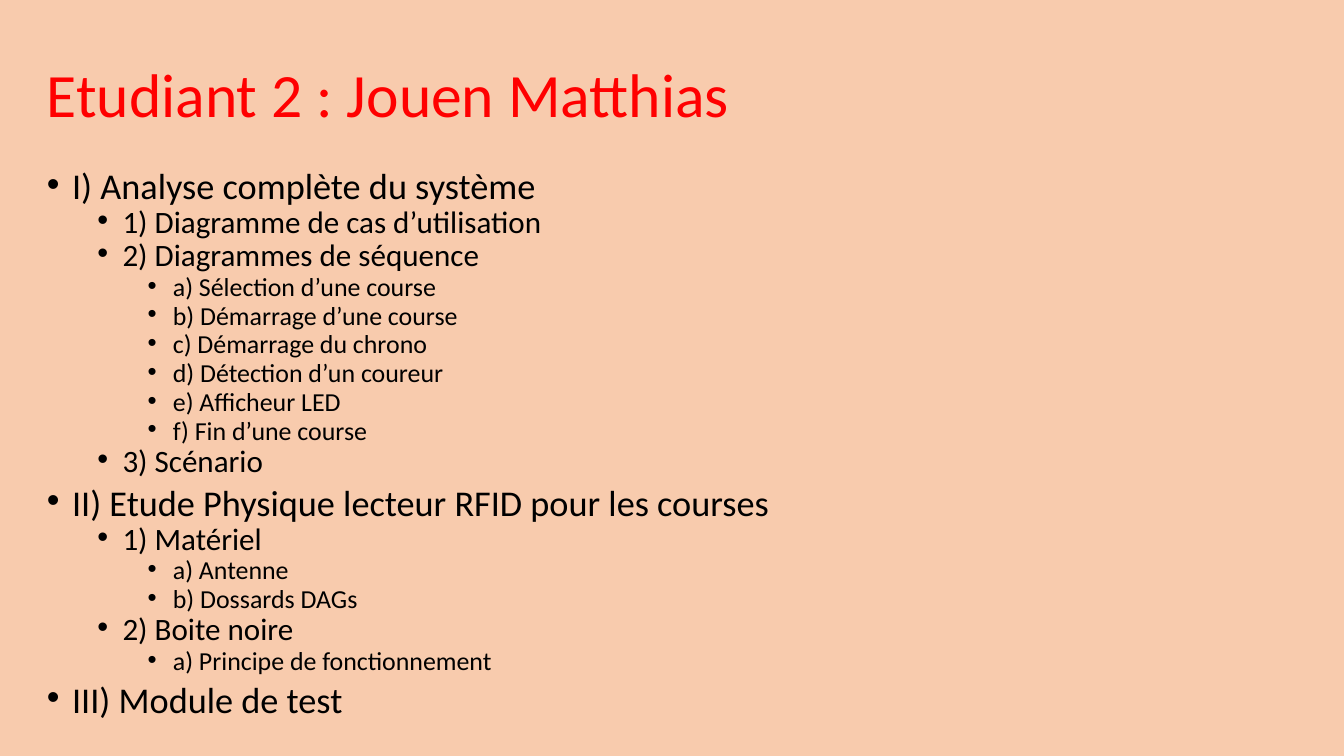
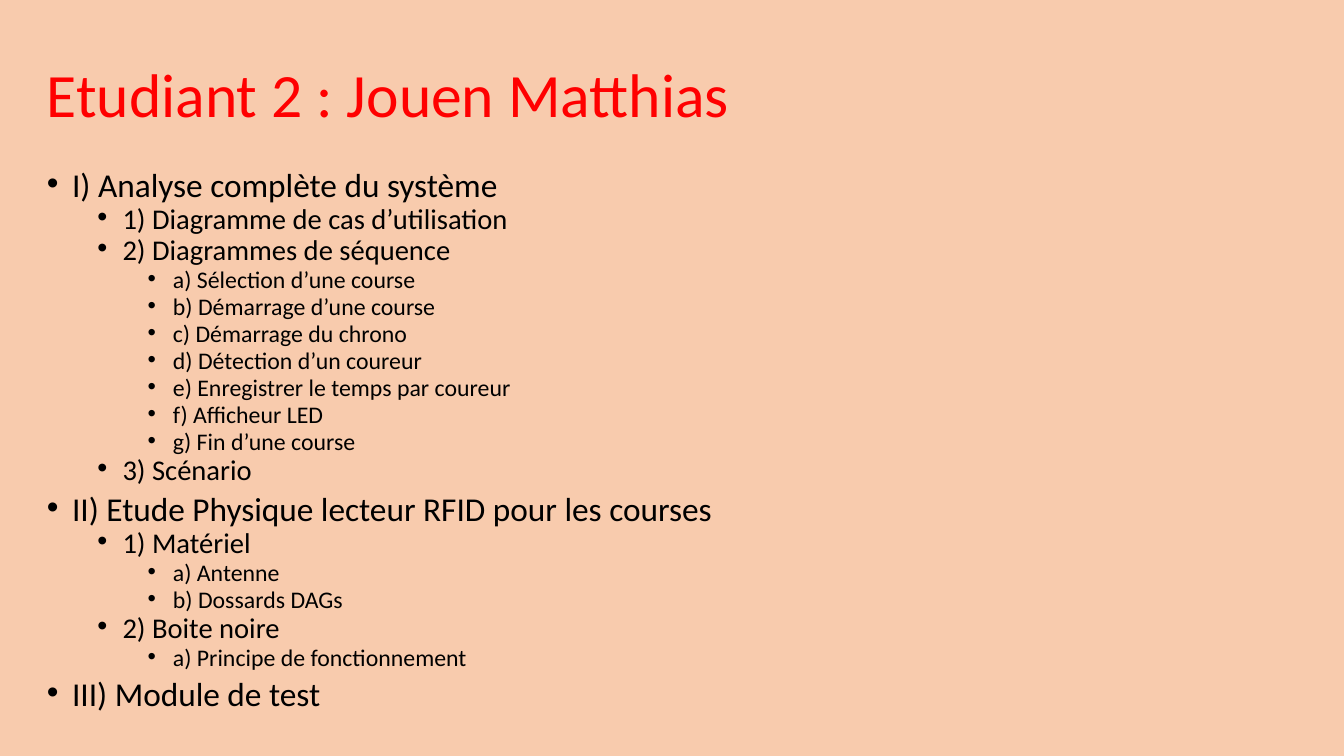
Before and after one commit to Maja2308/Projet_Cross, a slide deck: slide 19 of Diagrammes Communs/Presentation_Revue0.pptx. Drawn at 1344x756 pixels with LibreOffice and Linux fonts; fonts in the diff are those of the drawing. Boxes give left, top, right and bottom in pixels: in the first picture for what was removed or moved away, otherwise in the second. Text is boxed around its words. In the diff, an @@ line names an element or a change of style, - is before the commit and + after.

```diff
--- a/Diagrammes Communs/Presentation_Revue0.pptx
+++ b/Diagrammes Communs/Presentation_Revue0.pptx
@@ text at bbox=[72, 172, 711, 711]: size 25.9 to 23.8 pt in "I) Analyse complète du système", "II) Etude Physique lecteur RFID pour les ...", "III) Module de test"; size 22.2 to 20.4 pt in "1) Diagramme de cas d’utilisation", "2) Diagrammes de séquence", "3) Scénario", "1) Matériel" and 1 more places; size 18.5 to 17 pt in "a) Sélection d’une course", "b) Démarrage d’une course", "c) Démarrage du chrono", "d) Détection d’un coureur" and 3 more places @@
@@ text at bbox=[173, 379, 511, 454]: text changed; size 18.5 to 17 pt @@
-    • e) Afficheur LED
-    • f) Fin d’une course
+    • e) Enregistrer le temps par coureur
+    • f) Afficheur LED
+    • g) Fin d’une course
```
Also in this commit, not shown: 3 other slides changed, 2 slides added, 1 slide removed, 1 other file.
